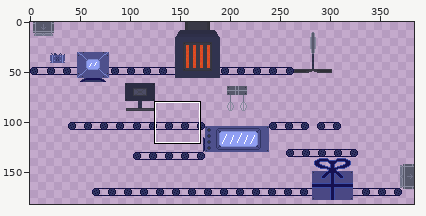
Two states of a sprite sheet, android/assets/Vordergrund.png. Above: a wide view before the commit, with the close-up outlined.
Close-up. Before:
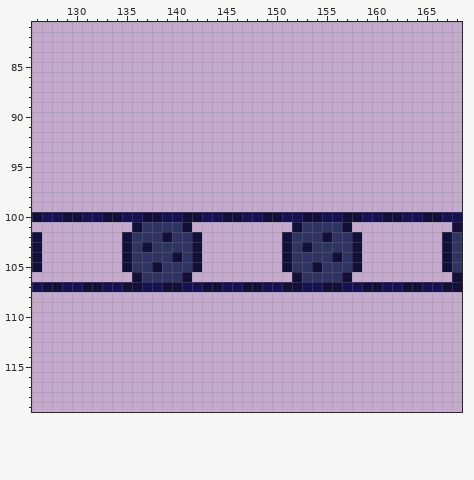
The file is 384x224 pixels. Colours within 5 levels of each other are drawn and written as one. Shown: x 126..168, y 81..119. The wide view leaves out empty margins.
And afterwards:
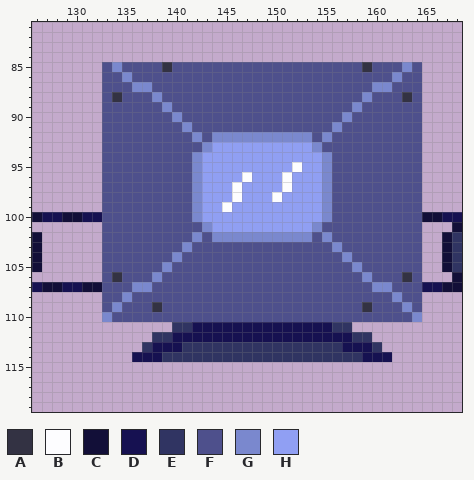
Palette (. is transparent): A #333243  B #fdfdff  C #120f38  D #161151  E #303462  F #4e508c  G #7a88ce  H #909ff3
From old to new:
Changed rows in their new state; - is an unchanged pixel.
first column x 133:
 85 FGFFFFAFFFFFFFFFFFFFFFFFFFAFFFGF
 86 FFGFFFFFFFFFFFFFFFFFFFFFFFFFFGFF
 87 FFFGGFFFFFFFFFFFFFFFFFFFFFFGGFFF
 88 FAFFFGFFFFFFFFFFFFFFFFFFFFGFFFAF
 89 FFFFFFGFFFFFFFFFFFFFFFFFFGFFFFFF
 90 FFFFFFFGFFFFFFFFFFFFFFFFGFFFFFFF
 91 FFFFFFFFGFFFFFFFFFFFFFFGFFFFFFFF
 92 FFFFFFFFFGFGGGGGGGGGGFGFFFFFFFFF
 93 FFFFFFFFFFGHHHHHHHHHHGFFFFFFFFFF
 94 FFFFFFFFFGHHHHHHHHHHHHGFFFFFFFFF
 95 FFFFFFFFFGHHHHHHHHHBHHGFFFFFFFFF
 96 FFFFFFFFFGHHHHBHHHBHHHGFFFFFFFFF
 97 FFFFFFFFFGHHHBHHHHBHHHGFFFFFFFFF
 98 FFFFFFFFFGHHHBHHHBHHHHGFFFFFFFFF
 99 FFFFFFFFFGHHBHHHHHHHHHGFFFFFFFFF
100 FFFFFFFFFGHHHHHHHHHHHHGFFFFFFFFF
101 FFFFFFFFFFGHHHHHHHHHHGFFFFFFFFFF
102 FFFFFFFFFGFGGGGGGGGGGFGFFFFFFFFF
103 FFFFFFFFGFFFFFFFFFFFFFFGFFFFFFFF
104 FFFFFFFGFFFFFFFFFFFFFFFFGFFFFFFF
105 FFFFFFGFFFFFFFFFFFFFFFFFFGFFFFFF
106 FAFFFGFFFFFFFFFFFFFFFFFFFFGFFFAF
107 FFFGGFFFFFFFFFFFFFFFFFFFFFFGGFFF
108 FFGFFFFFFFFFFFFFFFFFFFFFFFFFFGFF
109 FGFFFAFFFFFFFFFFFFFFFFFFFFAFFFGF
110 GFFFFFFFFFFFFFFFFFFFFFFFFFFFFFFG
111 -------EEDDDDDDDDDDDDDDEE-------
112 -----EEDDDDDDDDDDDDDDDDDDEE-----
113 ----EDDDEEEEEEEEEEEEEEEEDDDE----
114 ---DDDEEEEEEEEEEEEEEEEEEEEDDD---
